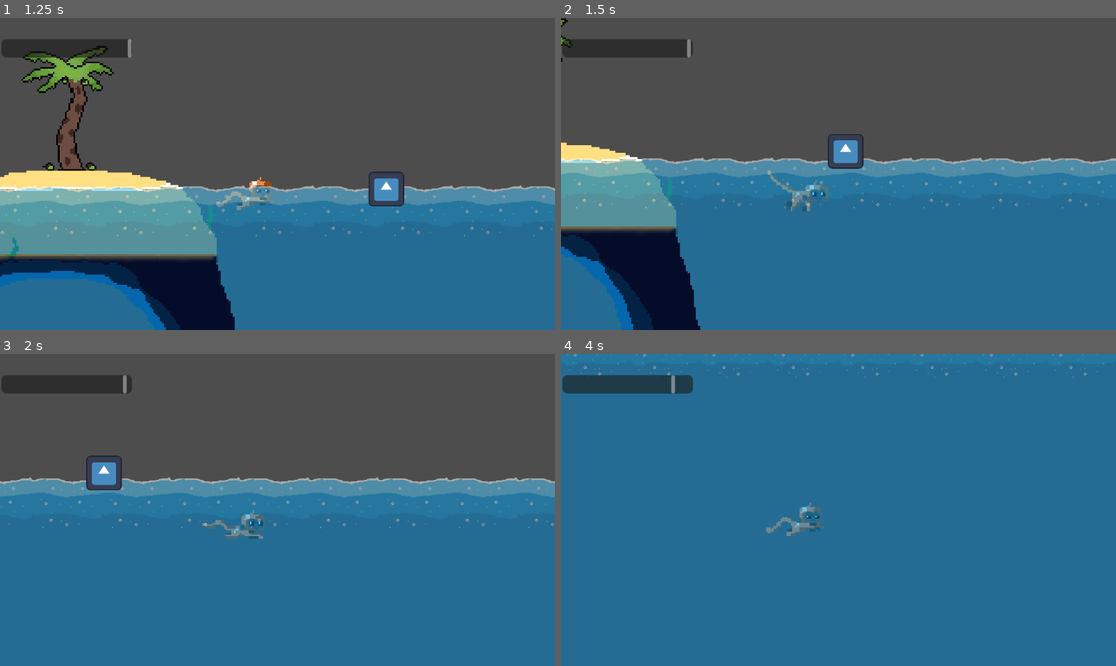
Above: before the commit, frames 1-4 (two rows, left to right).
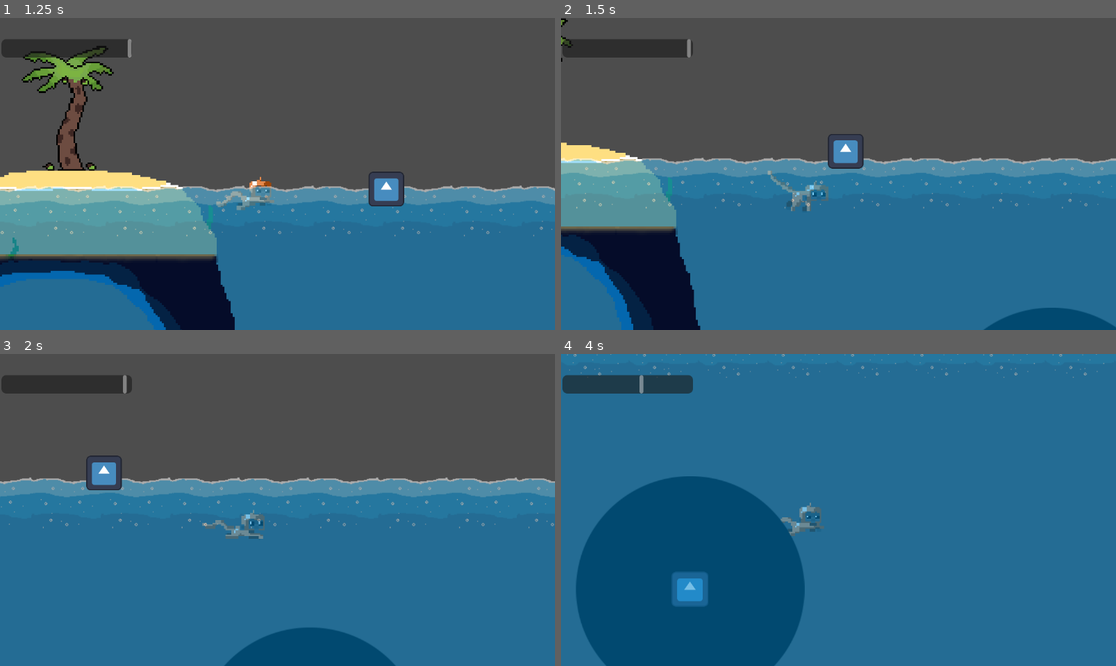
Above: after the commit, the same moments.

Repository: CYPUT3R/OceanSurvivorGame
Game: Godot game, scene res://Scenes/main_game.tscn
Two runs of this game, one before a commit and one after it. Both use one fixed random seed, a clock stepped at 60 frames per second and the inputs below. The engine's default icon, where the game draws it, is replaced by a stand-in: a white triangle on a blue panel in a dark square.
Inputs:
- Up to frame 1 (1.25 s): tap Enter (ui_accept) at 0.5, 0.77 s; hold Right (ui_right) from 0.53 s (still down)
- Up to frame 2 (1.5 s): keep holding Right (ui_right)
- Up to frame 3 (2 s): keep holding Right (ui_right); tap Enter (ui_accept) at 1.52 s
- Up to frame 4 (4 s): release Right (ui_right) at 2.03 s; hold Left (ui_left) 2.03-2.78 s; hold Right (ui_right) from 2.78 s (still down); tap Enter (ui_accept) at 3.02, 3.77 s

Frame 1 is identical in both runs. In frame 2, 1.2% of the frame differs, in the area x 76-100%, y 92-100%; in frame 3, 2.6%; in frame 4, 21%, in the area x 2-44%, y 6-100%.

Commit message:
f

Diff:
--- a/Scenes/jellyfish.tscn
+++ b/Scenes/jellyfish.tscn
@@ -19,6 +19,7 @@
 script = ExtResource("1_s0vde")
 
 [node name="Area2D" type="Area2D" parent="."]
+collision_layer = 8
 script = ExtResource("1_hji74")
 
 [node name="Sprite2D" type="Sprite2D" parent="Area2D"]
--- a/Scenes/main_game.tscn
+++ b/Scenes/main_game.tscn
@@ -14,10 +14,10 @@
 position = Vector2(1765, 268)
 
 [node name="jellyfish2" parent="." instance=ExtResource("6_m4vep")]
-position = Vector2(-27, 1622)
+position = Vector2(2147, 1143)
 
 [node name="jellyfish" parent="." instance=ExtResource("6_m4vep")]
-position = Vector2(-425, 1271)
+position = Vector2(2436, 779)
 
 [node name="Level" parent="." instance=ExtResource("1_rbt25")]
 position = Vector2(0, -64)
--- a/Scenes/player.tscn
+++ b/Scenes/player.tscn
@@ -50,7 +50,7 @@
 height = 44.0
 
 [node name="Player" type="CharacterBody2D"]
-collision_layer = 9
+collision_layer = 25
 script = ExtResource("1_7yttv")
 
 [node name="GFX" type="Sprite2D" parent="."]
--- a/cave.tscn
+++ b/cave.tscn
@@ -8,12 +8,10 @@
 texture = ExtResource("1_ebrni")
 
 [node name="StaticBody2D" type="StaticBody2D" parent="."]
-scale = Vector2(1, 1)
+collision_layer = 16
 
 [node name="CollisionPolygon2D2" type="CollisionPolygon2D" parent="StaticBody2D"]
-scale = Vector2(1, 1)
 polygon = PackedVector2Array(127.857, 225.714, 131.786, 250.357, 20.7143, 248.929, 65.7143, 229.286, 97.8571, 227.857)
 
 [node name="CollisionPolygon2D" type="CollisionPolygon2D" parent="StaticBody2D"]
-scale = Vector2(1, 1)
 polygon = PackedVector2Array(122.857, 189.286, 72.1428, -151.071, -79.2857, -152.143, -204.643, 245, -23.5714, 248.929, …(704 unchanged characters)…
Not shown: 1 places in Scenes/jellyfish.tscn that only renumber resources
Not shown: 1 places in Scenes/level.tscn that only renumber resources
Not shown: 1 places in Scenes/main_game.tscn that only renumber resources
Not shown: 1 places in cave.tscn that only renumber resources
